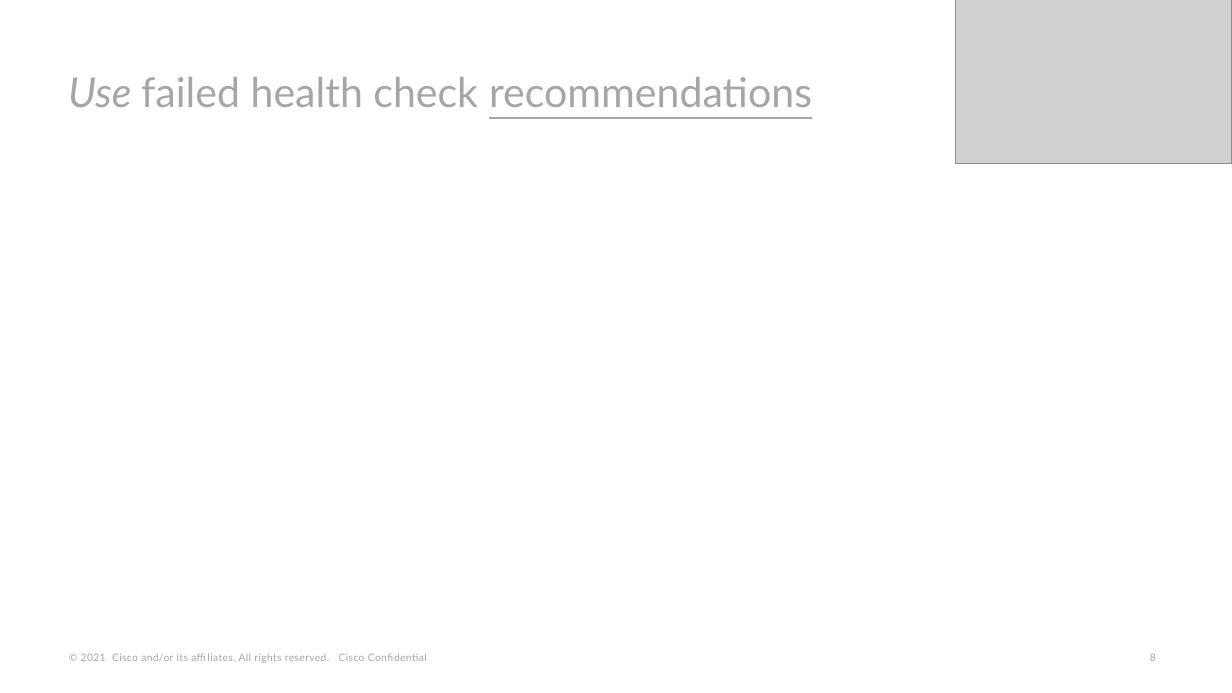
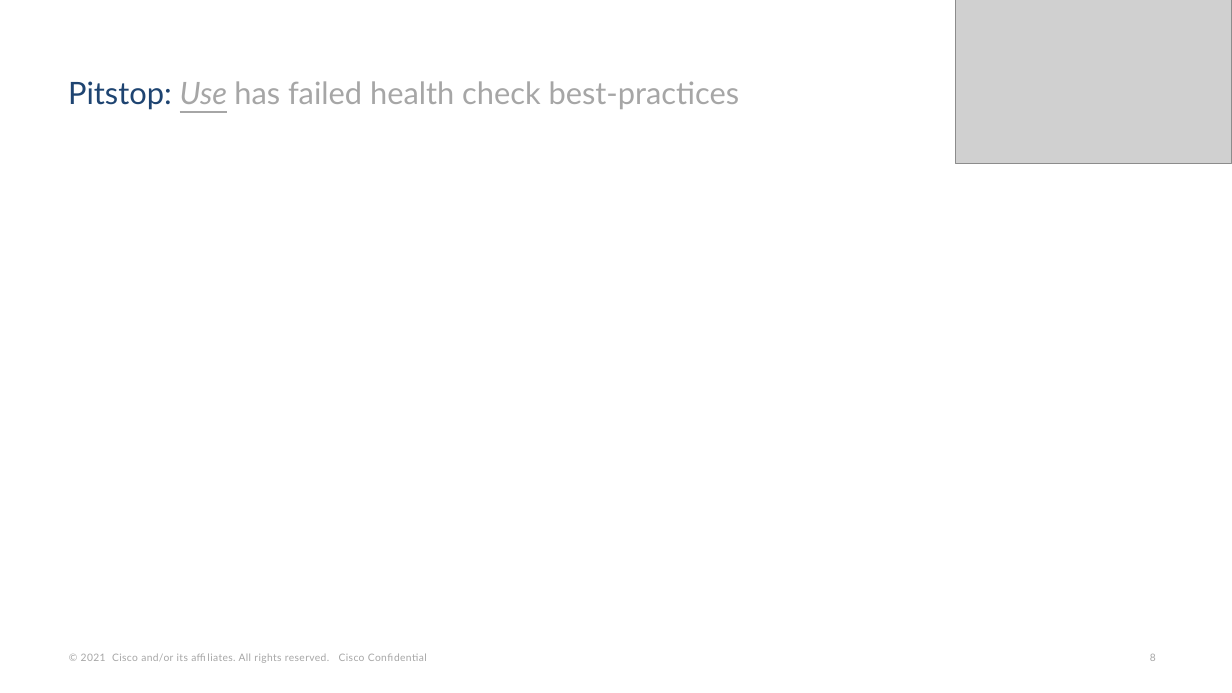
Before and after one commit to Appdynamics/config-assessment-tool, a slide deck: slide 8 of backend/resources/pptAssets/HybridApplicationMonitoringUseCase_template.pptx. Drawn at 1232x693 pixels with LibreOffice and Linux fonts; fonts in the diff are those of the drawing; grey boxes stand for pictures; background and template pictures are left out. Boxes give left, top, right and bottom in pixels: in the first picture for what was removed or moved away, otherwise in the second. Text is boxed around its words. In the diff, an @@ line names an element or a change of style, - is before the commit and + after.

```diff
--- a/backend/resources/pptAssets/HybridApplicationMonitoringUseCase_template.pptx
+++ b/backend/resources/pptAssets/HybridApplicationMonitoringUseCase_template.pptx
@@ title at <box>68,81,740,110</box>: text changed; size 32 to 24 pt @@
-Use failed health check recommendations
+Pitstop: Use has failed health check best-practices
```
Also in this commit, not shown: 11 other slides changed, 2 other files.
